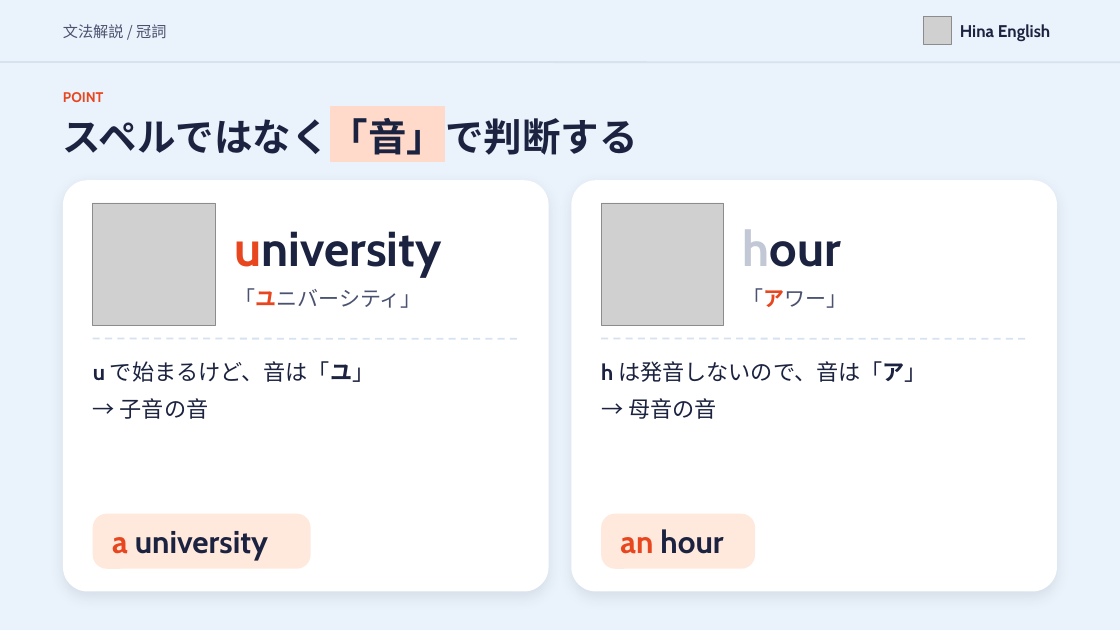
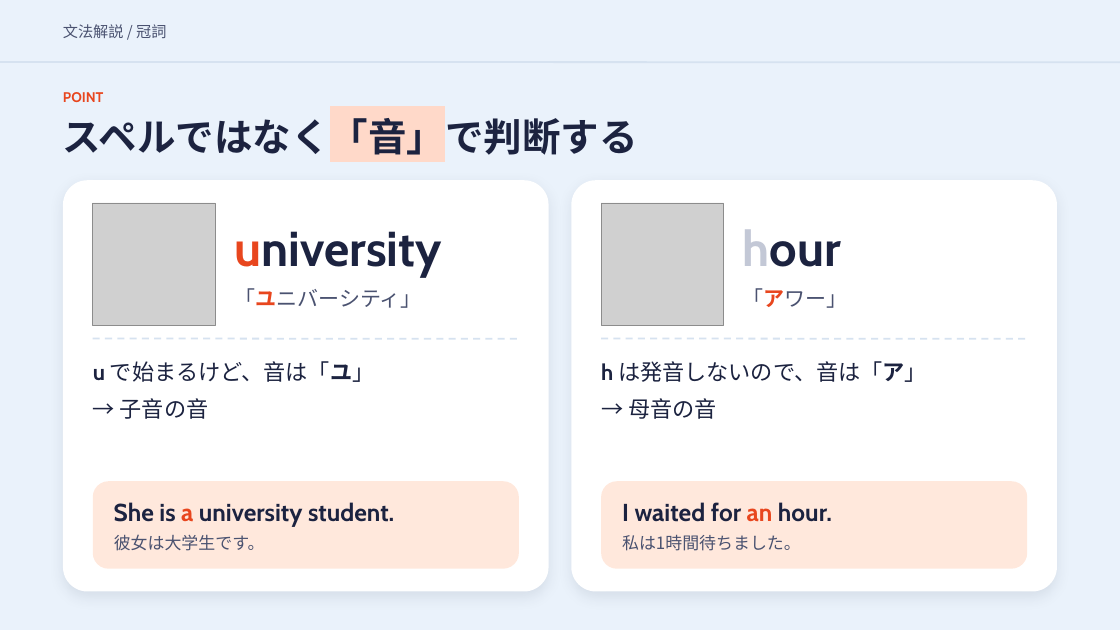
Before and after one commit to hinakajisaki-dev/hina-english, a slide deck: slide 8 of matome/a-the/a-the-slides.pptx. Drawn at 1120x630 pixels with LibreOffice and Linux fonts; fonts in the diff are those of the drawing; grey boxes stand for pictures. Boxes give left, top, right and bottom in pixels: in the first picture for what was removed or moved away, otherwise in the second. Text is boxed around its words. In the diff, an @@ line names an element or a change of style, - is before the commit and + after.

```diff
--- a/matome/a-the/a-the-slides.pptx
+++ b/matome/a-the/a-the-slides.pptx
@@ picture removed at box(923, 17, 951, 45) @@
@@ text removed at box(960, 24, 1050, 41) @@
-Hina English
@@ rounded rectangle: place and size @@
-rounded rectangle at box(92, 513, 310, 569)
+rounded rectangle at box(92, 481, 518, 569)
@@ rounded rectangle at box(92, 481, 518, 569): proportions changed @@
@@ text at box(114, 502, 394, 527): text changed; size 27 to 21 pt @@
-a university
+She is a university student.
@@ rounded rectangle at box(602, 481, 1028, 569): proportions changed @@
@@ rounded rectangle: place and size @@
-rounded rectangle at box(602, 513, 755, 569)
+rounded rectangle at box(602, 481, 1028, 569)
@@ text at box(622, 502, 832, 522): text changed; size 27 to 21 pt @@
-an hour
+I waited for an hour.
@@ text added at box(114, 534, 265, 551), 14.5 pt, text #4A5270 @@
+彼女は大学生です。
@@ text added at box(622, 534, 801, 551), 14.5 pt, text #4A5270 @@
+私は1時間待ちました。
```
Also in this commit, not shown: 18 other slides changed, 1 slide removed, 9 other files.
